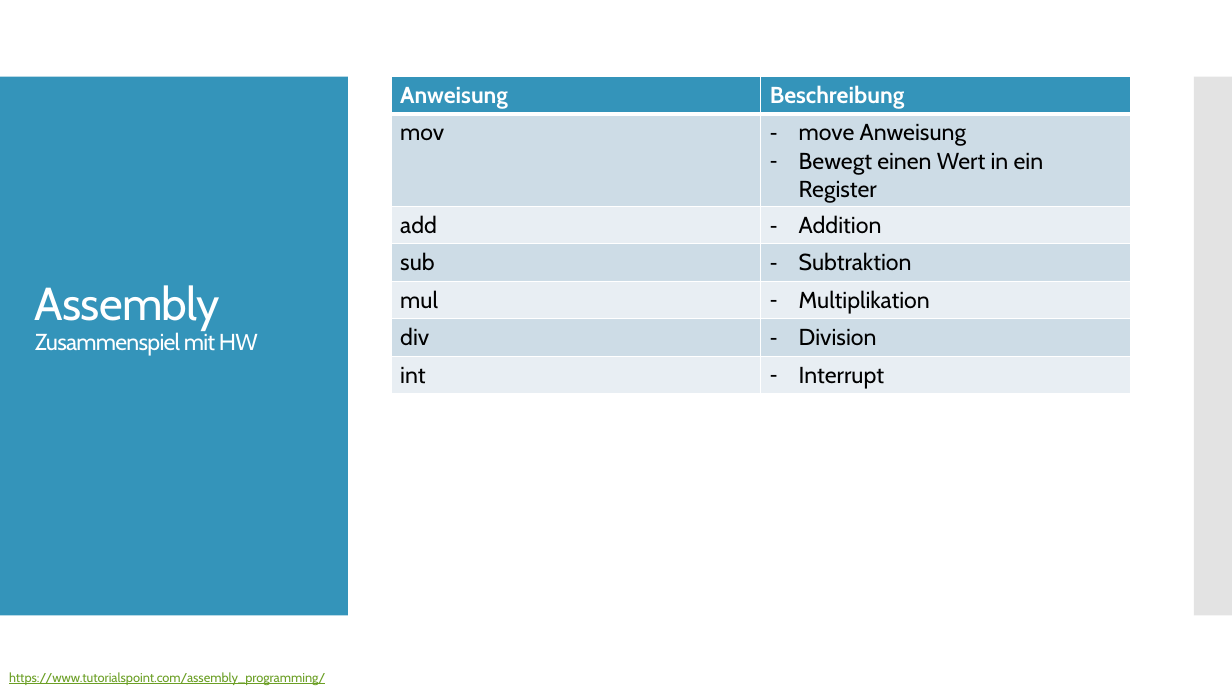
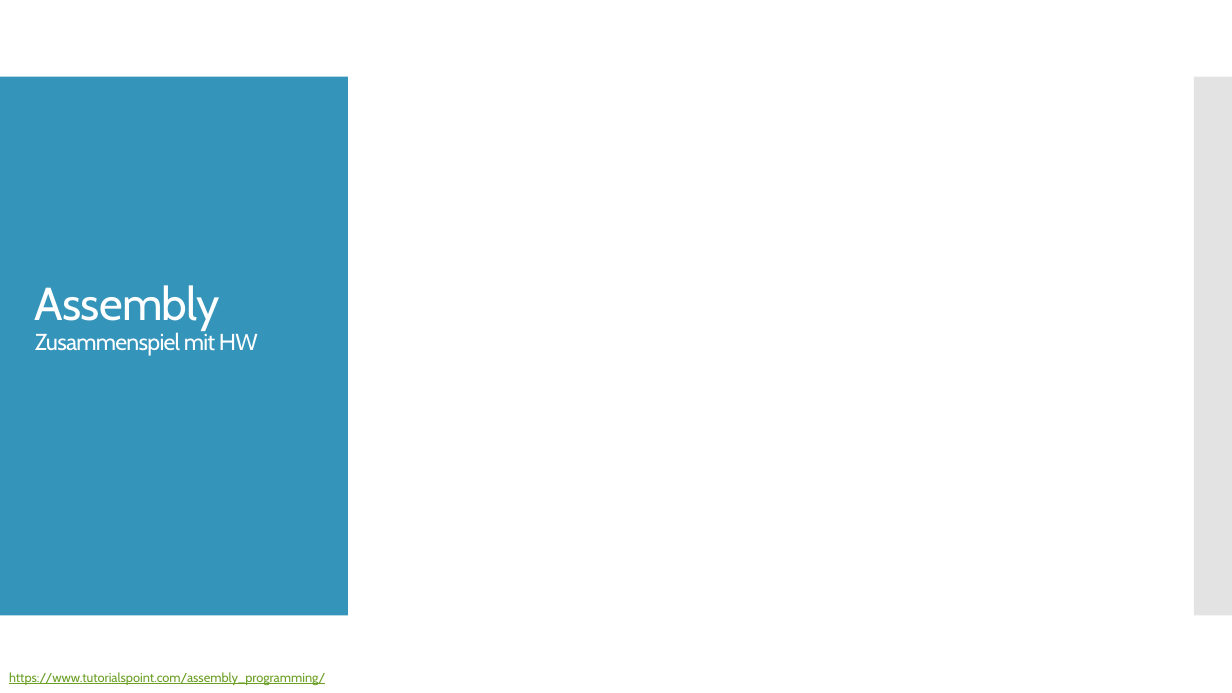
Before and after one commit to christopherchristensen/assembler, a slide deck: slide 11 of docs/ppt/presentation.pptx. Drawn at 1232x693 pixels with LibreOffice and Linux fonts; fonts in the diff are those of the drawing. Boxes give left, top, right and bottom in pixels: in the first picture for what was removed or moved away, otherwise in the second. Text is boxed around its words. In the diff, an @@ line names an element or a change of style, - is before the commit and + after.

```diff
--- a/docs/ppt/presentation.pptx
+++ b/docs/ppt/presentation.pptx
@@ table removed at (391,77,1130,393), 7 rows, 2 columns @@
-Anweisung | Beschreibung
-mov | move Anweisung / Bewegt einen Wert in ein Register
-add | Addition
-sub | Subtraktion
-mul | Multiplikation
-div | Division
-int | Interrupt
```
Also in this commit, not shown: 1 other slide changed, 1 other file.
